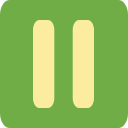
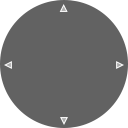
Comparing the layer stacks of the two 128 × 128 images. Changes:
added layer "Polygon 1 copy 3" above "Layer 9" over [left=0, top=0, right=128, bottom=128]
hid "Layer 7" over [left=0, top=0, right=128, bottom=128]
